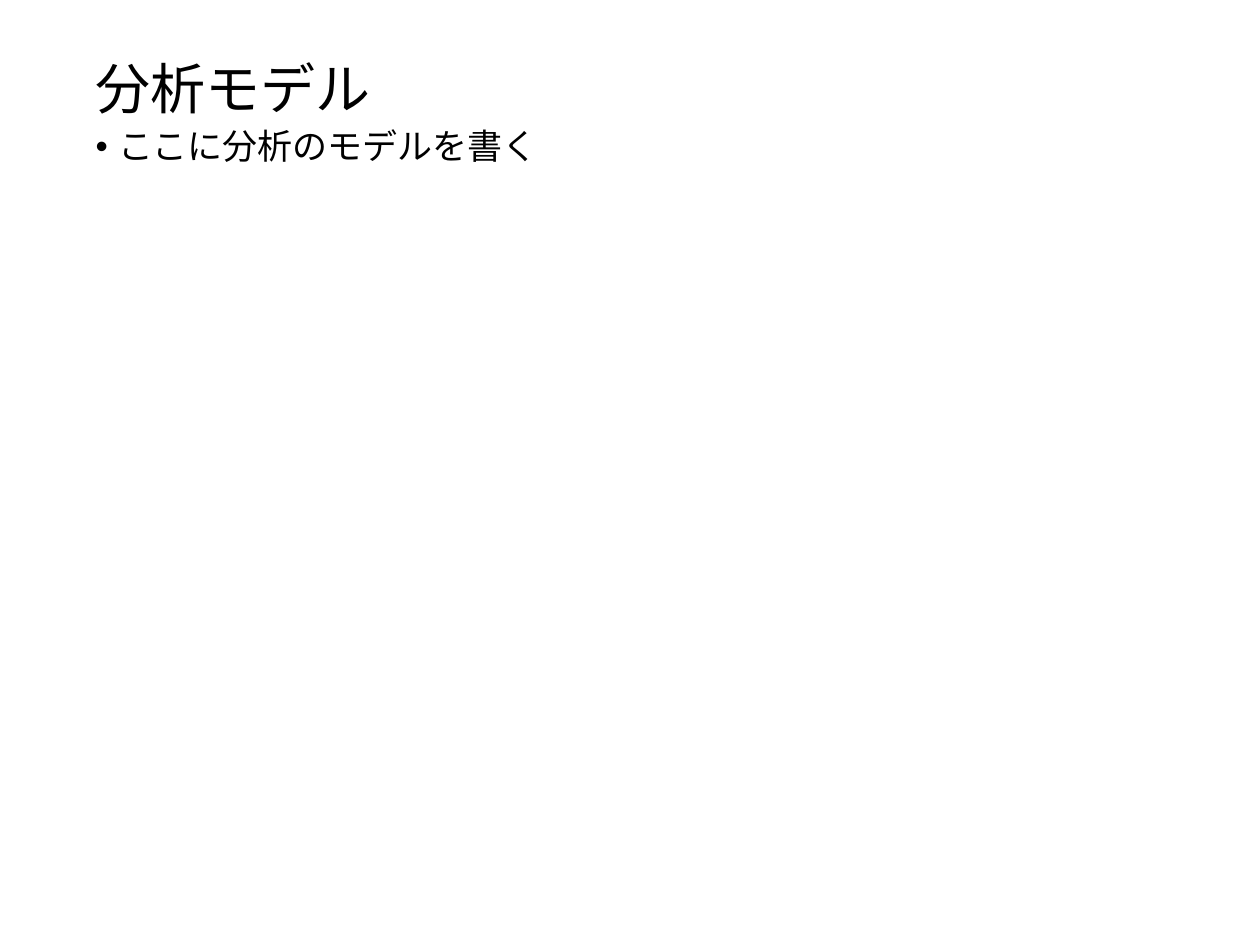
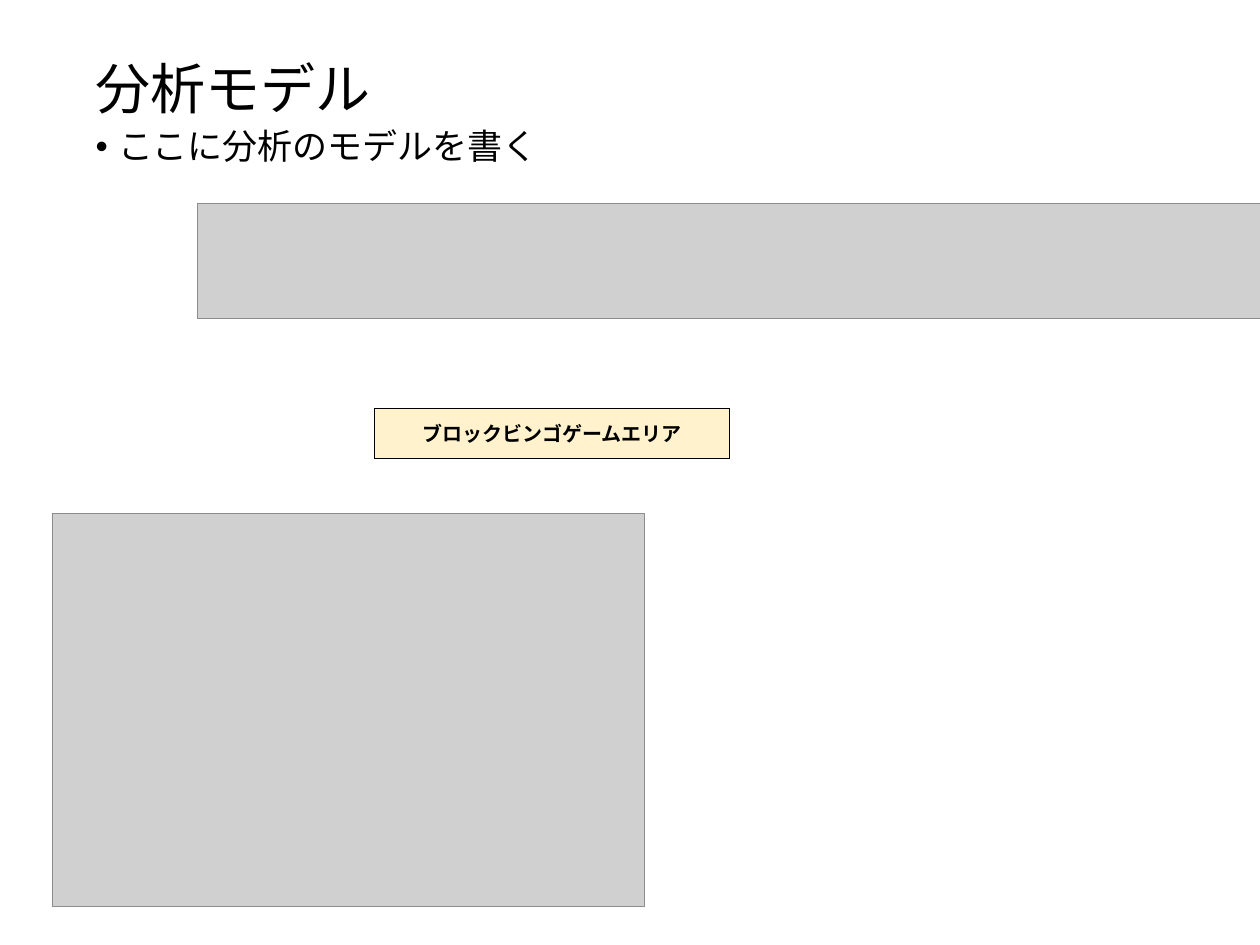
Before and after one commit to McRobo2019/ET_Robo_2019, a slide deck: slide 4 of Specification/hirojiren_model_file_advanced.pptx (slide 3 before the commit). Drawn at 1260x945 pixels with LibreOffice and Linux fonts; fonts in the diff are those of the drawing; grey boxes stand for pictures. Boxes give left, top, right and bottom in pixels: in the first picture for what was removed or moved away, otherwise in the second. Text is boxed around its words. In the diff, an @@ line names an element or a change of style, - is before the commit and + after.

```diff
--- a/Specification/hirojiren_model_file_advanced.pptx
+++ b/Specification/hirojiren_model_file_advanced.pptx
@@ picture added at <box>198,203,1260,319</box> @@
@@ rectangle added at <box>375,409,730,458</box>, fill #FFF2CC, outline #000000 1 pt, 16 pt, text #000000, bold @@
+ブロックビンゴゲームエリア
@@ picture added at <box>52,514,644,907</box> @@
```
Also in this commit, not shown: 3 other slides changed, 1 slide added.
